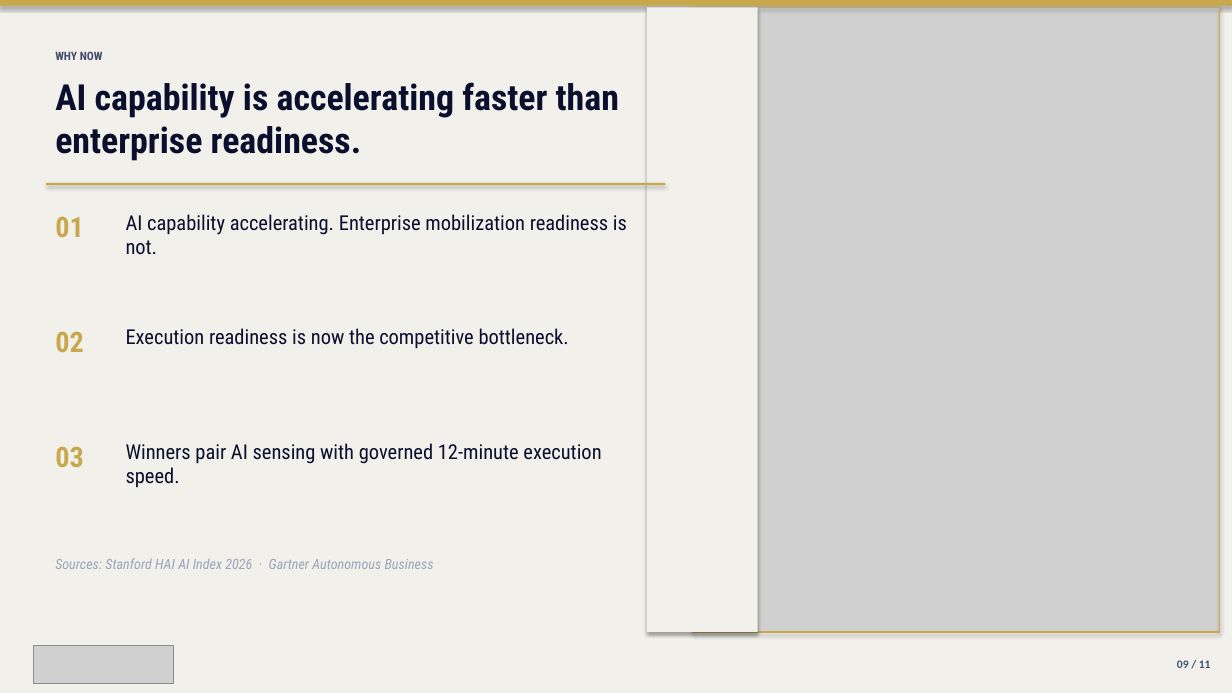
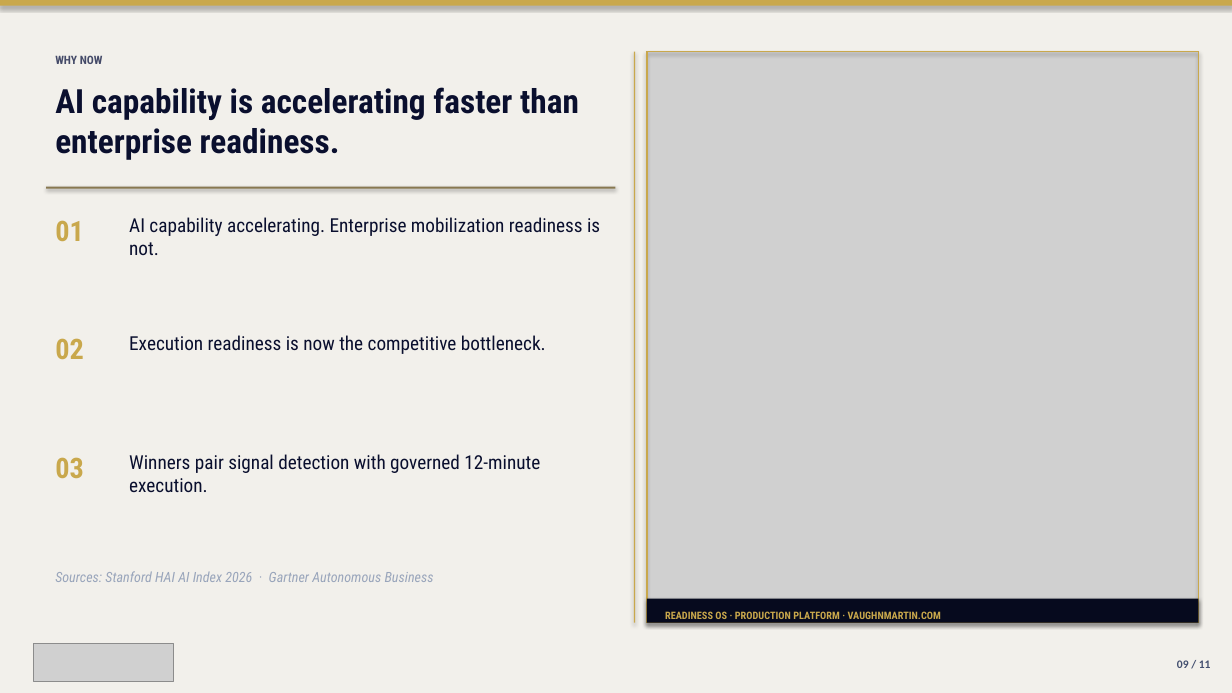
Before and after one commit to mbrunke18/CodePlatform1, a slide deck: slide 9 of attached_assets/VaughnMartin-Investor-Pitch-Deck-v10.pptx. Drawn at 1232x693 pixels with LibreOffice and Linux fonts; fonts in the diff are those of the drawing; grey boxes stand for pictures. Boxes give left, top, right and bottom in pixels: in the first picture for what was removed or moved away, otherwise in the second. Text is boxed around its words. In the diff, an @@ line names an element or a change of style, - is before the commit and + after.

```diff
--- a/attached_assets/VaughnMartin-Investor-Pitch-Deck-v10.pptx
+++ b/attached_assets/VaughnMartin-Investor-Pitch-Deck-v10.pptx
@@ text "WHY NOW": place and size @@
-text "WHY NOW" at (55, 52, 103, 60)
+text "WHY NOW" at (55, 56, 103, 64)
@@ rectangle: place and size @@
-rectangle at (647, 7, 758, 632)
+rectangle at (634, 52, 635, 623)
@@ rectangle at (634, 52, 635, 623): fill #F2F0EB to #C9A84C @@
@@ picture: place and size @@
-picture at (693, 7, 1220, 632)
+picture at (647, 52, 1199, 623)
@@ rectangle: place and size @@
-rectangle at (693, 7, 1220, 632)
+rectangle at (647, 52, 1199, 623)
@@ text "AI capability is accelerating faster ..." at (55, 87, 579, 160): size 28 to 26 pt @@
@@ text "01": place and size @@
-text "01" at (55, 216, 83, 238)
+text "01" at (55, 220, 83, 242)
@@ rectangle: place and size @@
-rectangle at (46, 183, 665, 185)
+rectangle at (46, 187, 616, 189)
@@ rectangle at (46, 187, 616, 189): fill #C9A84C to #887850 @@
@@ text "AI capability accelerating. Enterprise mobilization ..." at (129, 217, 600, 255): size 16 to 15 pt @@
@@ text "02": place and size @@
-text "02" at (55, 331, 83, 353)
+text "02" at (55, 338, 83, 360)
@@ text "Execution readiness is now the ..." at (129, 335, 546, 354): size 16 to 15 pt @@
@@ text "Execution readiness is now the ...": place and size @@
-text "Execution readiness is now the ..." at (126, 328, 569, 349)
+text "Execution readiness is now the ..." at (129, 335, 546, 354)
@@ text "03": place and size @@
-text "03" at (55, 446, 83, 468)
+text "03" at (55, 457, 83, 479)
@@ text at (129, 454, 540, 492): text changed; size 16 to 15 pt @@
-Winners pair AI sensing with governed 12-minute execution speed.
+Winners pair signal detection with governed 12-minute execution.
@@ text "Sources: Stanford HAI AI Index ...": place and size @@
-text "Sources: Stanford HAI AI Index ..." at (55, 558, 434, 569)
+text "Sources: Stanford HAI AI Index ..." at (55, 571, 434, 582)
@@ rectangle added at (647, 599, 1199, 623), fill #060A1E @@
@@ text added at (665, 611, 941, 619), 8 pt, text #C9A84C, bold @@
+READINESS OS · PRODUCTION PLATFORM · VAUGHNMARTIN.COM
```
Also in this commit, not shown: 10 other slides changed, 3 other files.
